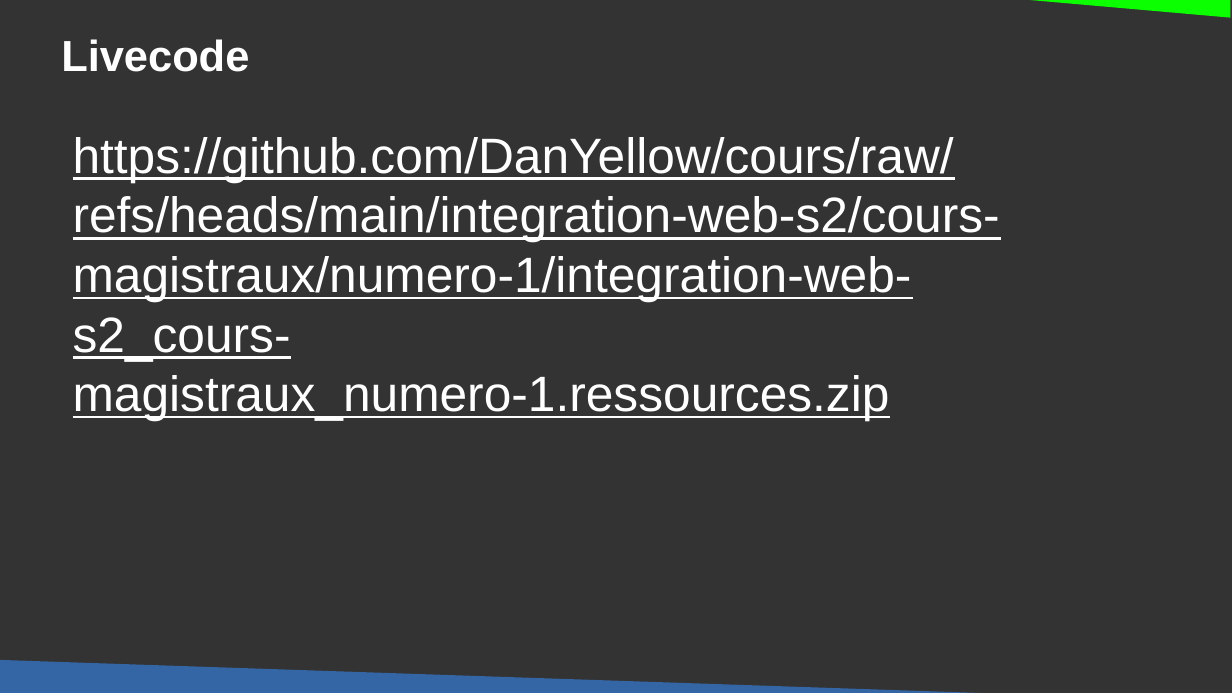
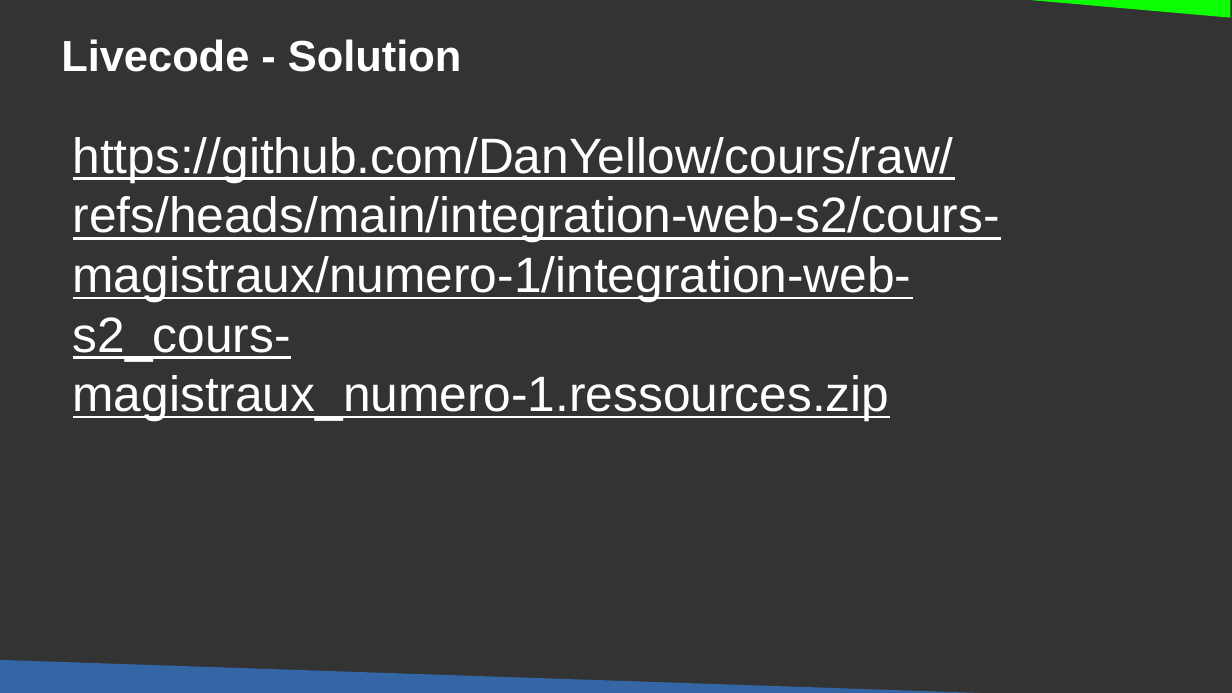
Before and after one commit to DanYellow/cours, a slide deck: slide 19 of integration-web-s2/cours-magistraux/numero-1/presentation.odp (slide 17 before the commit). Drawn at 1232x693 pixels with LibreOffice and Linux fonts; fonts in the diff are those of the drawing. Boxes give left, top, right and bottom in pixels: in the first picture for what was removed or moved away, otherwise in the second. Text is boxed around its words. In the diff, an @@ line names an element or a change of style, - is before the commit and + after.

```diff
--- a/integration-web-s2/cours-magistraux/numero-1/presentation.odp
+++ b/integration-web-s2/cours-magistraux/numero-1/presentation.odp
@@ title at <box>61,39,461,72</box>: text changed @@
-Livecode
+Livecode - Solution
```
Also in this commit, not shown: 6 other slides changed, 2 slides added, 1 other file.
